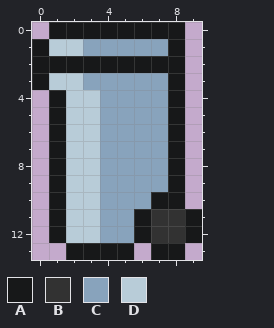
One commit to this pixel-art file: assets/raster/trash-bin-white-10x14.aseprite. Above is the file before it was changed.
10x14 pixels, 1 frame.
Palette (. is transparent): A #171819  B #323232  C #88a3bc  D #b8ccd8
Pixels before, first column x 0:
 0 .AAAAAAAA.
 1 ADDCCCCCA.
 2 AAAAAAAAA.
 3 ADDCCCCCA.
 4 .ADDCCCCA.
 5 .ADDCCCCA.
 6 .ADDCCCCA.
 7 .ADDCCCCA.
 8 .ADDCCCCA.
 9 .ADDCCCCA.
10 .ADDCCCAA.
11 .ADDCCABBA
12 .ADDCCABBA
13 ..AAAA.AA.
And afterwards:
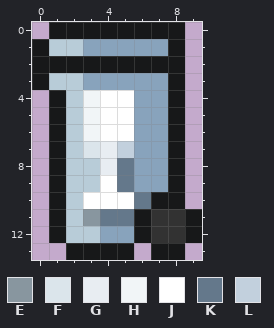
Colours new in this view: E #88969f  F #dbe5eb  G #e8edf2  H #f1f5f7  J #ffffff  K #64788b  L #c2d0dd
Changes in this commit:
layer "Layer 6" added
Layer "Layer 6":
y 4..6: x 3..5 DCC -> HJJ
y 7: x 3..5 DCC -> FGL
y 8: x 4..5 CC -> GK
y 9: x 4..5 CC -> JK
y 10: x 3..6 DCCC -> JJJK
y 11: x 3..5 DCC -> EKK
Where, in picture pixels (left, top, right, bottom), the same in both pictures:
changed: (83, 90, 151, 226)
